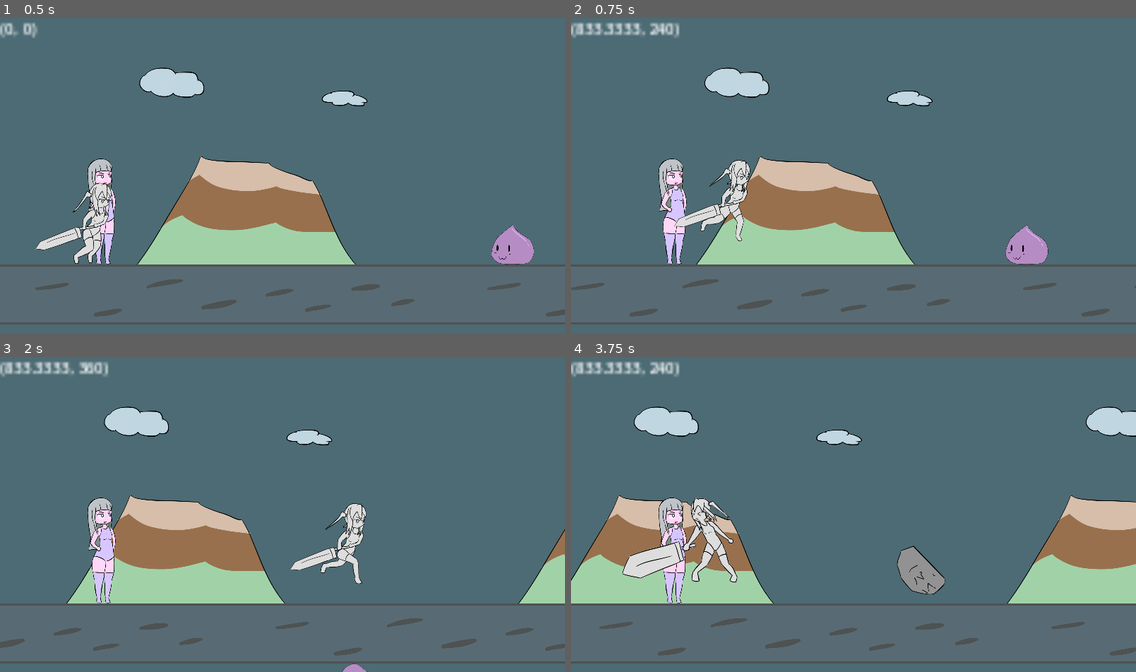
Above: before the commit, frames 1-4 (two rows, left to right).
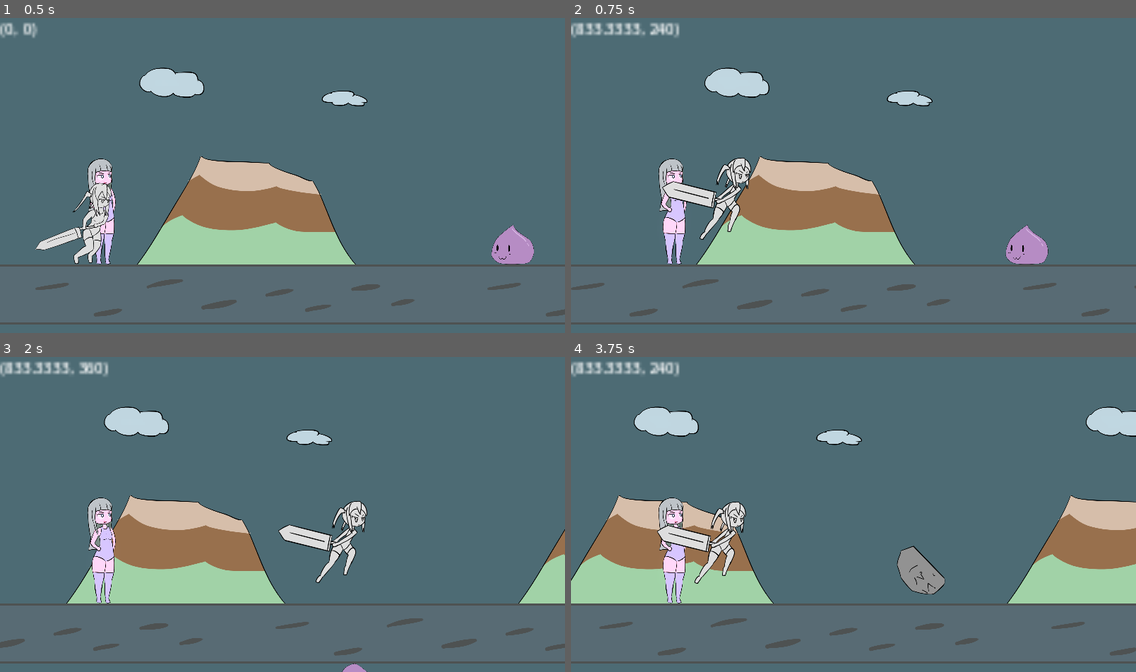
Above: after the commit, the same moments.

Repository: BeatMil/Animurun
Game: Godot game, scene res://Scenes/Forest.tscn
Same seed, same stepped clock (60 frames per second), same inputs: the game is played once before the commit and once after it.
Inputs:
- Up to frame 1 (0.5 s): no input
- Up to frame 2 (0.75 s): hold D (move_right) from 0.53 s (still down); tap Space (jump) at 0.6 s
- Up to frame 3 (2 s): keep holding D (move_right); tap Space (jump) at 0.77, 1.07, 1.52, 1.55, 1.82 s; tap J (attack) at 1.35 s
- Up to frame 4 (3.75 s): release D (move_right) at 2.03 s; hold A (move_left) 2.03-2.78 s; hold K (block) 2.03-2.78 s; tap Space (jump) at 2.3, 3.02, 3.05, 3.32, 3.6 s; hold D (move_right) from 2.78 s (still down); tap L (dodge) at 2.85 s

Frame 1 is identical in both runs. In frame 2, 1.6% of the frame differs, in the area x 16-32%, y 44-71%; in frame 3, 1.5%; in frame 4, 2.6%, in the area x 9-31%, y 44-72%.

Commit message:
Add chiichan's jump animation

Diff:
--- a/Scenes/Forest.tscn
+++ b/Scenes/Forest.tscn
@@ -17,6 +17,7 @@
 [ext_resource type="AudioStream" uid="uid://cpwu06ws2r1cl" path="res://media/sfx/hitHurt.wav" id="14_fvjol"]
 [ext_resource type="Texture2D" uid="uid://bxjft2o05bs63" path="res://media/sprites/chiichan_run.png" id="15_it6uo"]
 [ext_resource type="AudioStream" uid="uid://cat3cfvygslnu" path="res://media/sfx/dedExplosion.wav" id="16_ww0km"]
+[ext_resource type="Texture2D" uid="uid://lwgm73y41uvc" path="res://media/sprites/chiichan_jump.png" id="17_0460j"]
 [ext_resource type="Texture2D" uid="uid://dyjx2w2gd2jbp" path="res://media/sprites/sword_deflect.png" id="17_pc2sv"]
 [ext_resource type="Texture2D" uid="uid://bc8aor20lysxc" path="res://media/sprites/chiichan_dodge.png" id="18_cd6wo"]
 
@@ -701,6 +702,42 @@
 "args": [],
 "method": &"jump"
 }]
+}
+tracks/4/type = "value"
+tracks/4/imported = false
+tracks/4/enabled = true
+tracks/4/path = NodePath("ChiichanPos/ChiichanRun:texture")
+tracks/4/interp = 1
+tracks/4/loop_wrap = true
+tracks/4/keys = {
+"times": PackedFloat32Array(0),
+"transitions": PackedFloat32Array(1),
+"update": 1,
+"values": [ExtResource("17_0460j")]
+}
+tracks/5/type = "value"
+tracks/5/imported = false
+tracks/5/enabled = true
+tracks/5/path = NodePath("ChiichanPos/ChiichanRun:hframes")
+tracks/5/interp = 1
+tracks/5/loop_wrap = true
+tracks/5/keys = {
+"times": PackedFloat32Array(0),
+"transitions": PackedFloat32Array(1),
+"update": 1,
+"values": [1]
+}
+tracks/6/type = "value"
+tracks/6/imported = false
+tracks/6/enabled = true
+tracks/6/path = NodePath("ChiichanPos/ChiichanRun:frame")
+tracks/6/interp = 1
+tracks/6/loop_wrap = true
+tracks/6/keys = {
+"times": PackedFloat32Array(0),
+"transitions": PackedFloat32Array(1),
+"update": 1,
+"values": [0]
 }
 
 [sub_resource type="Animation" id="Animation_c0ony"]
--- a/scripts/Chiichan.gd
+++ b/scripts/Chiichan.gd
@@ -28,6 +28,11 @@
 
 func _physics_process(delta):
 	if state != States.STUNNED:
+		# On ground play run animation
+		if is_on_floor():
+			if not anim_player.is_playing():
+				anim_player.play("run")
+
 		# Jump
 		if Input.is_action_just_pressed("jump"):
 			if is_on_floor():
@@ -45,6 +50,7 @@
 			velocity = Vector2(speed * delta, velocity.y)
 		else:
 			lerp_velocity_x()
+
 
 	# Add gravity and calculate movements
 	gravity()
Binary file added: Media/sprites/chiichan_jump.png
Not shown, added: Media/sprites/chiichan_jump.png.import
Not shown: 1 places in Scenes/Forest.tscn that only renumber resources
